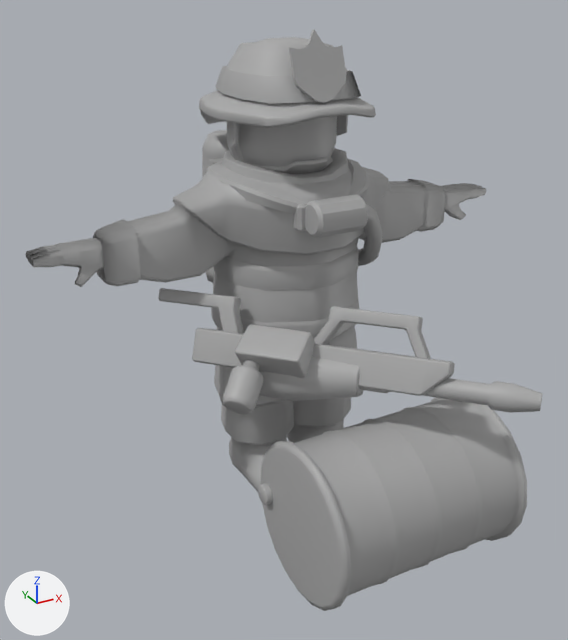
One commit to the FBX model Water Dept/Assets/Artwork/Animations/Player/Character_Idle.fbx: the scene before it, then after it.
Camera for both pictures: a 50 mm lens placed at (-0.149, -0.27, 0.202), pointed at (-0.013, -0.022, 0.078). Arrows for +X, +Y and +Z are at lower left; the lights stay in place. The first picture is the older version. Where no turn or scale is listed for an object, it has been applied to the vertices.
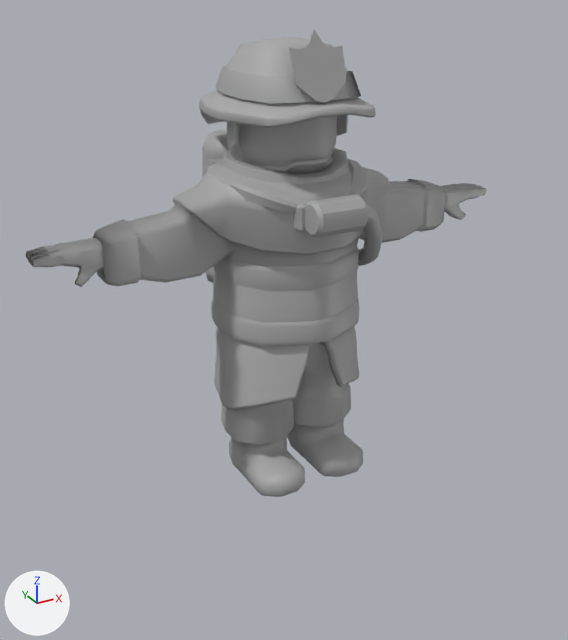
ob_flamer_ctrl is not drawn itself; it is the parent of ob_flamer_geo.
ob_flamer_rig is not drawn itself; it is the parent of ob_flamer_ctrl.
ob_fire_barrel is not drawn itself; it is the parent of ob_master_ctrl.

Boxes [x1, y1, x2, y2] around the edits, measured in the pictures (568 x 640 px):
'pCylinder35', rescaled (not visible afterwards)
    before: [258, 397, 527, 611]
'Flamer_geo', moved, rescaled (not visible afterwards)
    before: [158, 288, 542, 414]
'polySurface9', unchanged, uncovered by the edit
    before: [211, 296, 359, 340]
    after: [211, 296, 359, 346]

The edits, one by one:
Object 'Flamer_ctrl' (ob_flamer_ctrl) moves from (2.681, 2.713, 0.179) to (2680720000000.0, 2713350000000.0, 179491000000.0).
Object 'Flamer_rig' (ob_flamer_rig) is rescaled from (1.0, 1.0, 1.0) to (0.0, 0.0, 0.0).
Object 'Fire_Barrel' (ob_fire_barrel) is rescaled from (1.0, 1.0, 1.0) to (0.0, 0.0, 0.0).
